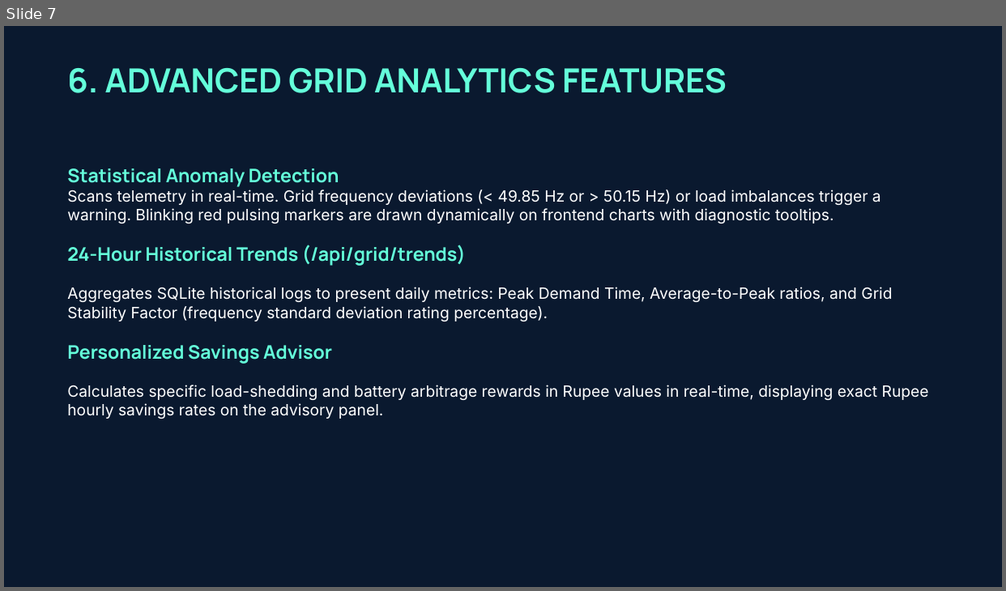
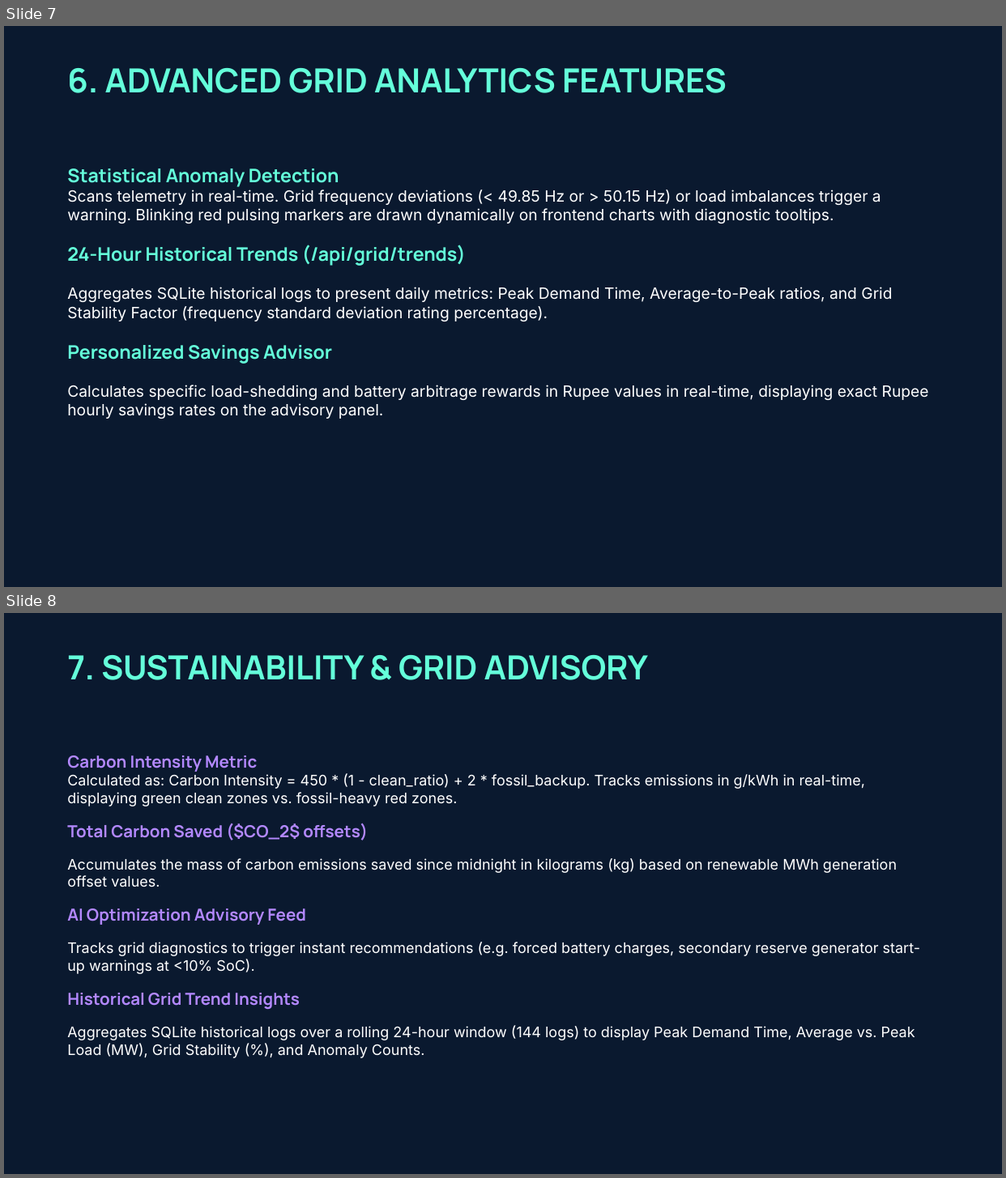
Before and after one commit to shikhasrivastava0574-afk/Smart-Grid-Sync, a slide deck: smart_grid_sync_final_presentation.pptx. Shown one above the other, each under a label of ours: slide 7 before the commit, slides 7 and 8 after it. The pictures are 1006x591 and 1006x1178 pixels, drawn with LibreOffice and Linux fonts; fonts in the diff are those of the drawing. Boxes give left, top, right and bottom in pixels: in the first picture for what was removed or moved away, otherwise in the second. Text is boxed around its words. In the diff, an @@ line names an element or a change of style, - is before the commit and + after.

Commit message:
docs: compile and add weather controls & sustainability slides to presentation

```diff
--- a/smart_grid_sync_final_presentation.pptx
+++ b/smart_grid_sync_final_presentation.pptx
@@ slide 8 added at (x1=4, y1=613, x2=1002, y2=1174), background #0A192F @@
@@ text added at (x1=67, y1=655, x2=648, y2=680), 32 pt, text #64FFDA, bold @@
+7. SUSTAINABILITY & GRID ADVISORY
@@ text added at (x1=67, y1=756, x2=920, y2=1059), 14 pt, text #FFFFFF @@
+Carbon Intensity Metric
+Calculated as: Carbon Intensity = 450 * (1 - clean_ratio) + 2 * fossil_backup. Tracks emissions in g/kWh in real-time, displaying green clean zones vs. fossil-heavy red zones.
+Total Carbon Saved ($CO_2$ offsets)
+Accumulates the mass of carbon emissions saved since midnight in kilograms (kg) based on renewable MWh generation offset values.
+AI Optimization Advisory Feed
+Tracks grid diagnostics to trigger instant recommendations (e.g. forced battery charges, secondary reserve generator start-up warnings at <10% SoC).
+Historical Grid Trend Insights
+Aggregates SQLite historical logs over a rolling 24-hour window (144 logs) to display Peak Demand Time, Average vs. Peak Load (MW), Grid Stability (%), and Anomaly Counts.
```
Also in this commit, not shown: 4 slides changed, 1 other file.
